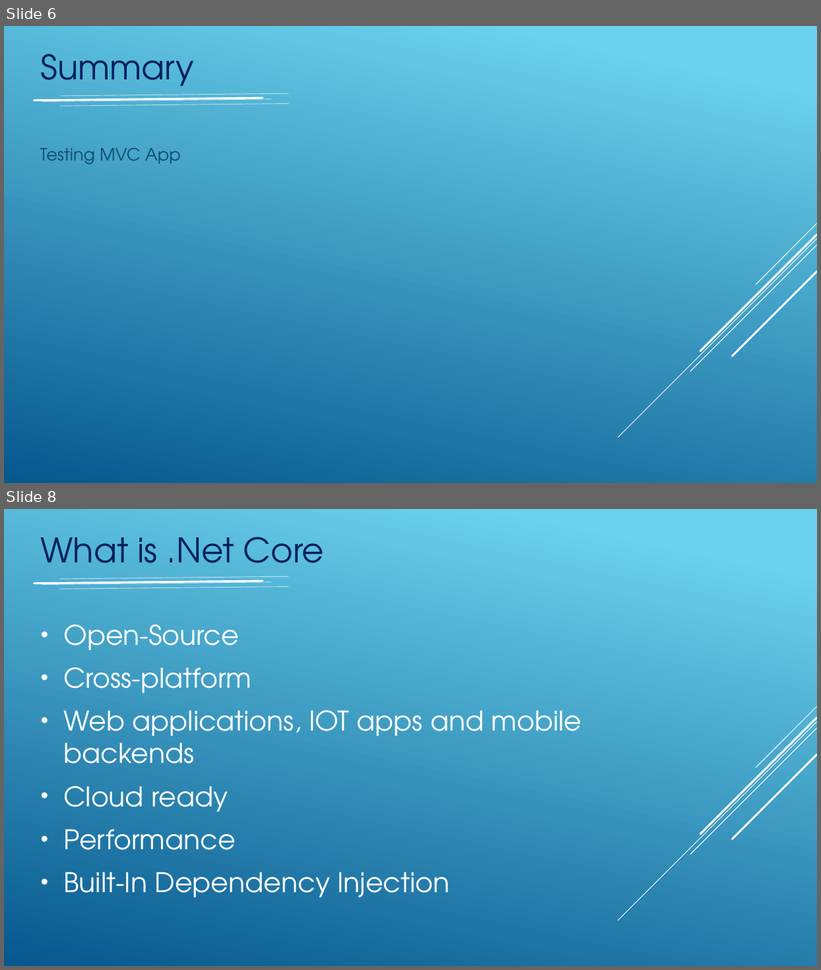
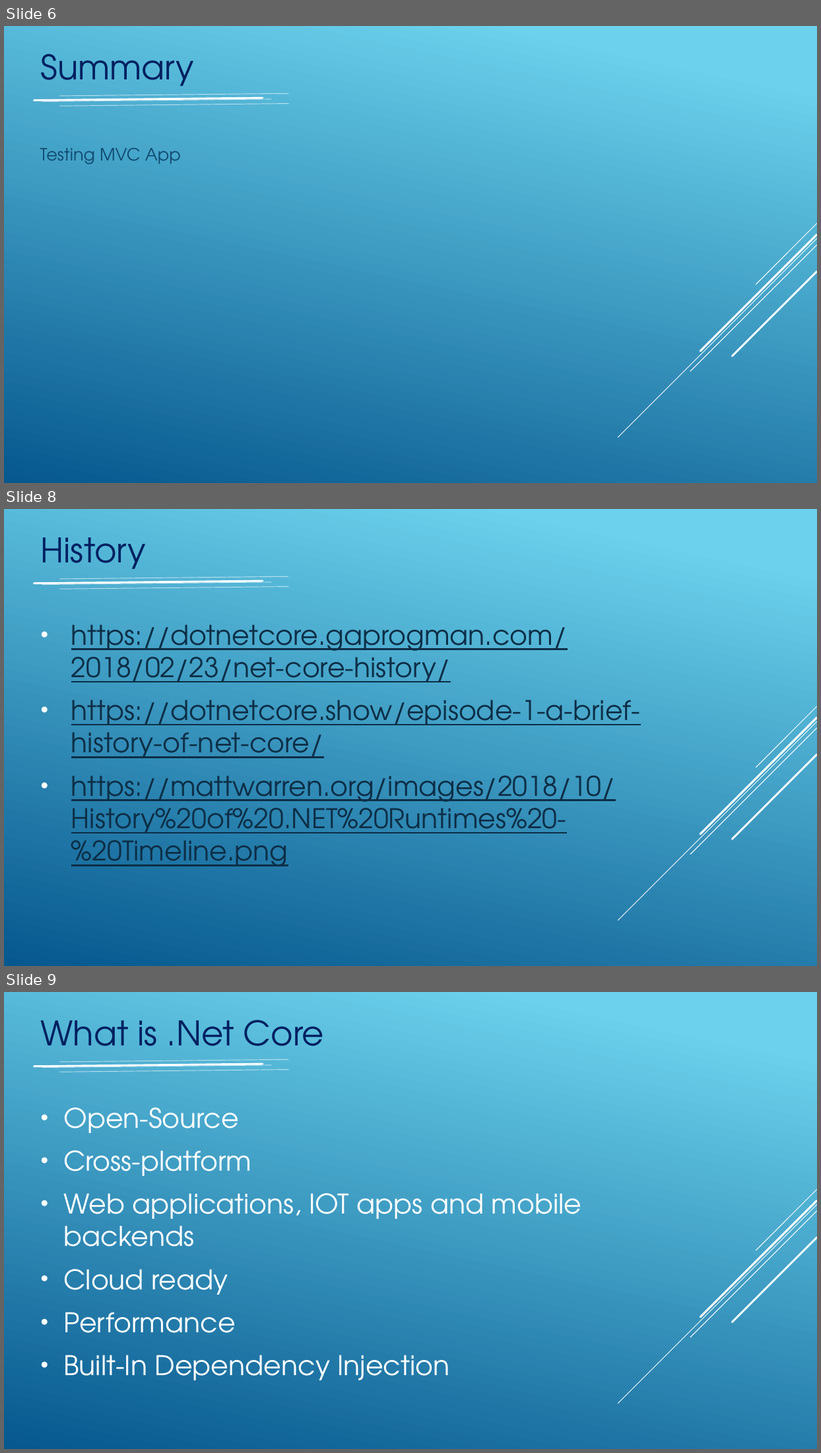
Before and after one commit to igorlimon/dotnetcore-iquest, a slide deck: Asp-net-core PeakIT.pptx. Shown one above the other, each under a label of ours: slides 6 and 8 before the commit, slides 6, 8 and 9 after it; the slides between them are not shown. The pictures are 821x970 and 821x1453 pixels, drawn with LibreOffice and Linux fonts; fonts in the diff are those of the drawing. Boxes give left, top, right and bottom in pixels: in the first picture for what was removed or moved away, otherwise in the second. Text is boxed around its words. In the diff, an @@ line names an element or a change of style, - is before the commit and + after.

```diff
--- a/Asp-net-core PeakIT.pptx
+++ b/Asp-net-core PeakIT.pptx
@@ slide 8 added at (4,509,817,966), background gradient #6ED2EB to #06588E; not listed: 5 template elements that a slide beside it also shows @@
@@ text added at (41,537,147,578), 40 pt, text #002060 @@
+History
@@ line added from (34, 584) to (263, 581), #FFFFFF 2.25 pt @@
@@ line added from (42, 585) to (271, 582), #FFFFFF 0.75 pt @@
@@ line added from (60, 589) to (289, 586), #FFFFFF 0.75 pt @@
@@ line added from (60, 579) to (289, 577), #FFFFFF 0.75 pt @@
@@ text added at (71,625,640,867), 32 pt, text #0D2E46, underline @@
+• https://dotnetcore.gaprogman.com/2018/02/23/net-core-history/
+• https://dotnetcore.show/episode-1-a-brief-history-of-net-core/
+• https://mattwarren.org/images/2018/10/History%20of%20.NET%20Runtimes%20-%20Timeline.png
@@ what was slide 8 is now slide 9 @@
```
Also in this commit, not shown: 6 slides changed, 1 slide removed, 12 other files.
